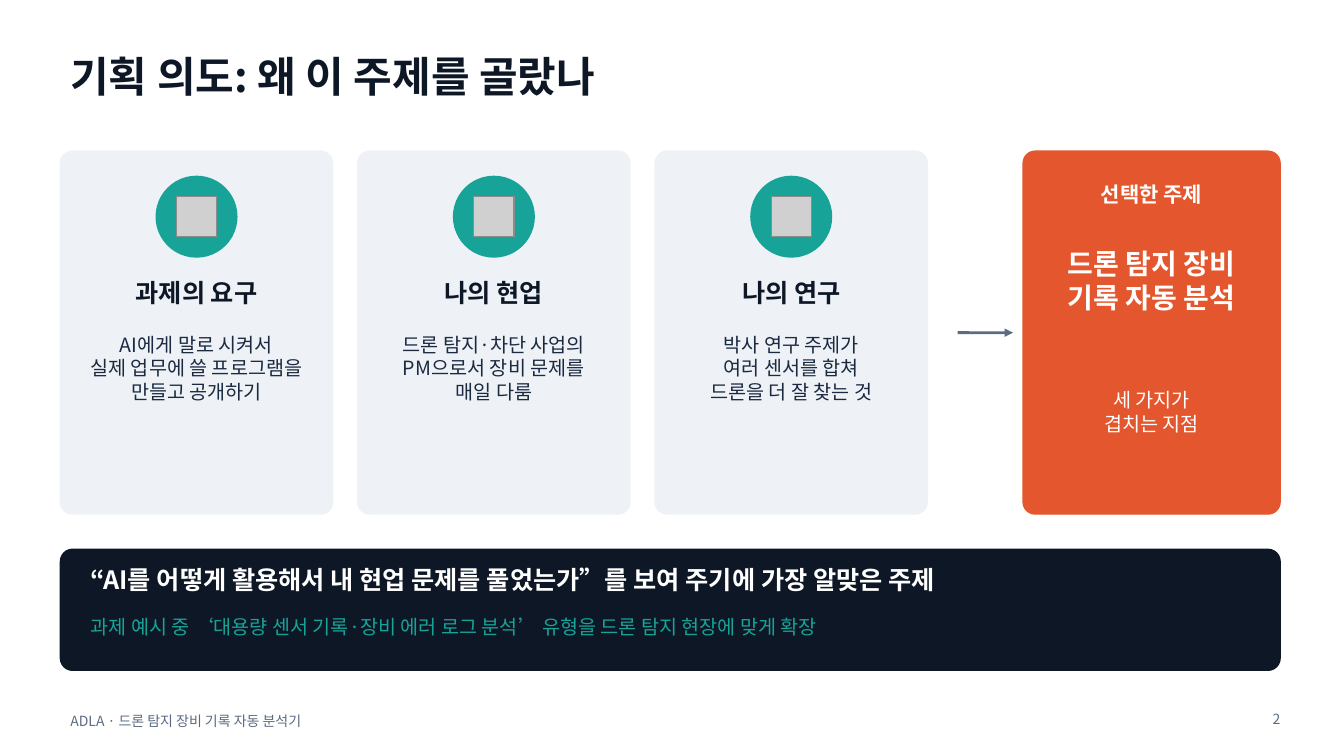
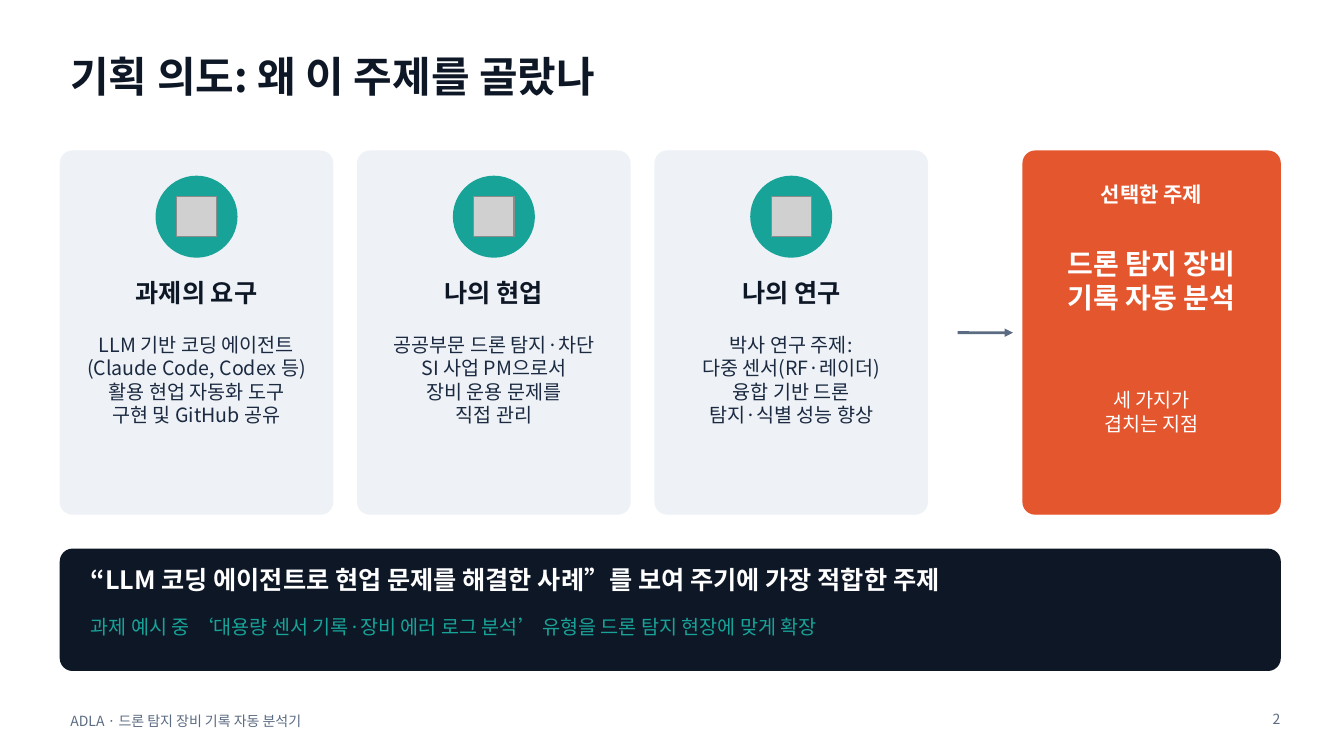
Before and after one commit to taeseokyoon/antidrone-log-analyzer, a slide deck: slide 2 of docs/ADLA_presentation.pptx. Drawn at 1344x756 pixels with LibreOffice and Linux fonts; fonts in the diff are those of the drawing; grey boxes stand for pictures. Boxes give left, top, right and bottom in pixels: in the first picture for what was removed or moved away, otherwise in the second. Text is boxed around its words. In the diff, an @@ line names an element or a change of style, - is before the commit and + after.

```diff
--- a/docs/ADLA_presentation.pptx
+++ b/docs/ADLA_presentation.pptx
@@ text at [87,335,306,424]: text changed @@
-AI에게 말로 시켜서
-실제 업무에 쓸 프로그램을
-만들고 공개하기
+LLM 기반 코딩 에이전트
+(Claude Code, Codex 등)
+활용 현업 자동화 도구
+구현 및 GitHub 공유
@@ text at [394,335,594,424]: text changed @@
-드론 탐지·차단 사업의
-PM으로서 장비 문제를
-매일 다룸
+공공부문 드론 탐지·차단
+SI 사업 PM으로서
+장비 운용 문제를
+직접 관리
@@ text at [702,335,881,424]: text changed @@
-박사 연구 주제가
-여러 센서를 합쳐
-드론을 더 잘 찾는 것
+박사 연구 주제:
+다중 센서(RF·레이더)
+융합 기반 드론
+탐지·식별 성능 향상
@@ text at [91,567,939,592]: text changed @@
-“AI를 어떻게 활용해서 내 현업 문제를 풀었는가”를 보여 주기에 가장 알맞은 주제
+“LLM 코딩 에이전트로 현업 문제를 해결한 사례”를 보여 주기에 가장 적합한 주제
```
Also in this commit, not shown: 3 other slides changed, 2 other files.
